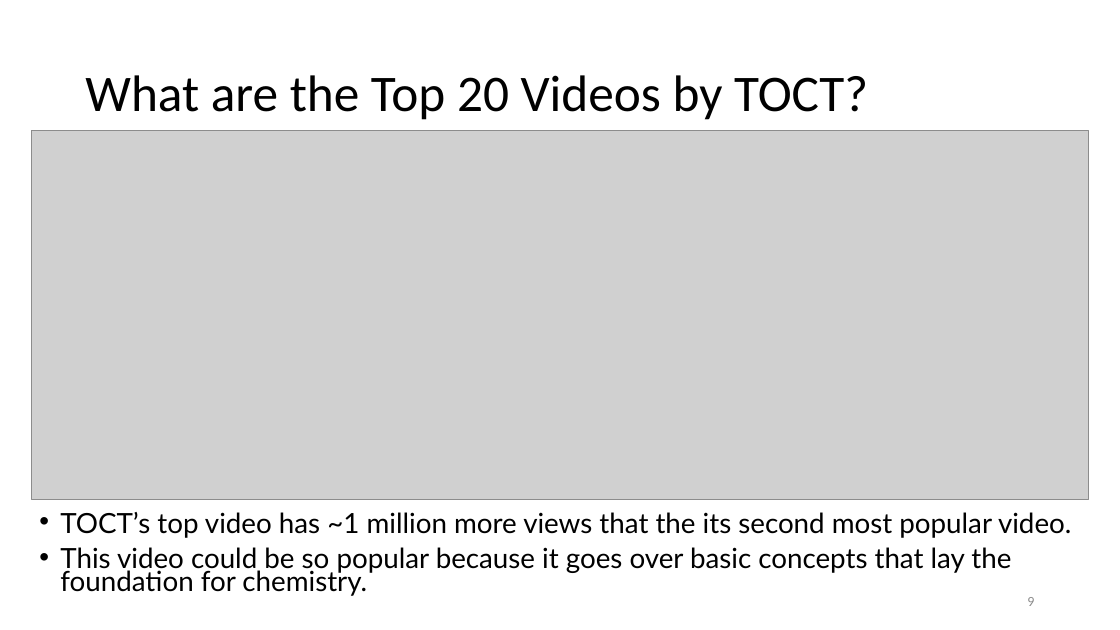
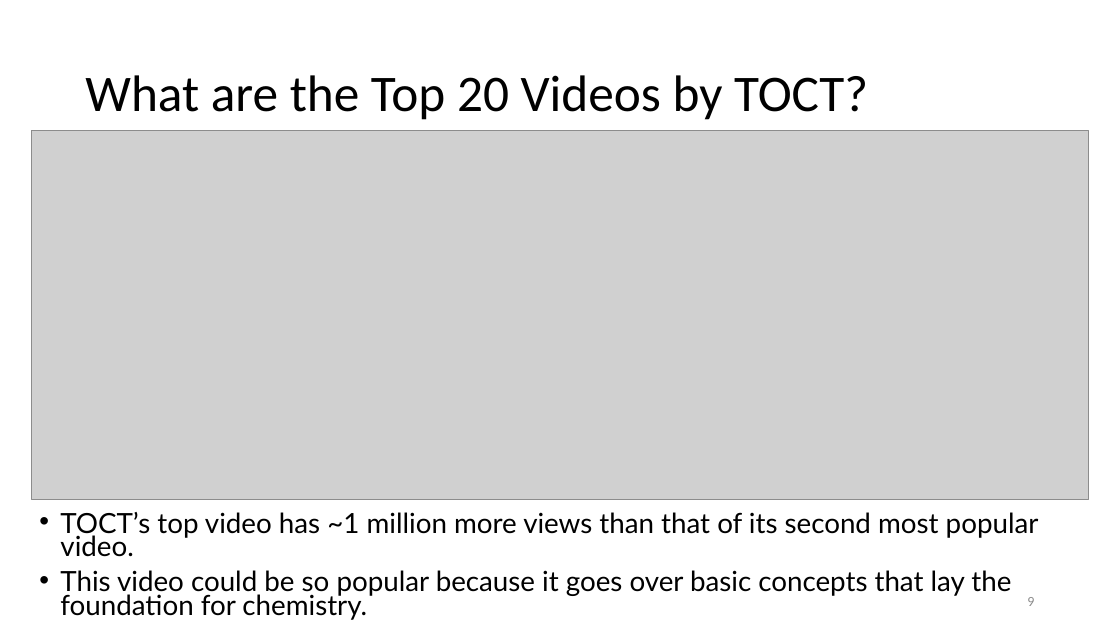
Before and after one commit to andilore/chemistry-youtube-videos, a slide deck: slide 9 of Top Chemistry-Related Youtube Channels.pptx. Drawn at 1120x630 pixels with LibreOffice and Linux fonts; fonts in the diff are those of the drawing; grey boxes stand for pictures. Boxes give left, top, right and bottom in pixels: in the first picture for what was removed or moved away, otherwise in the second. Text is boxed around its words. In the diff, an @@ line names an element or a change of style, - is before the commit and + after.

```diff
--- a/Top Chemistry-Related Youtube Channels.pptx
+++ b/Top Chemistry-Related Youtube Channels.pptx
@@ text at bbox=[60, 512, 1039, 557]: text changed @@
-• TOCT’s top video has ~1 million more views that the its second most popular video.
+• TOCT’s top video has ~1 million more views than that of its second most popular video.
```
Also in this commit, not shown: 9 other slides changed.
